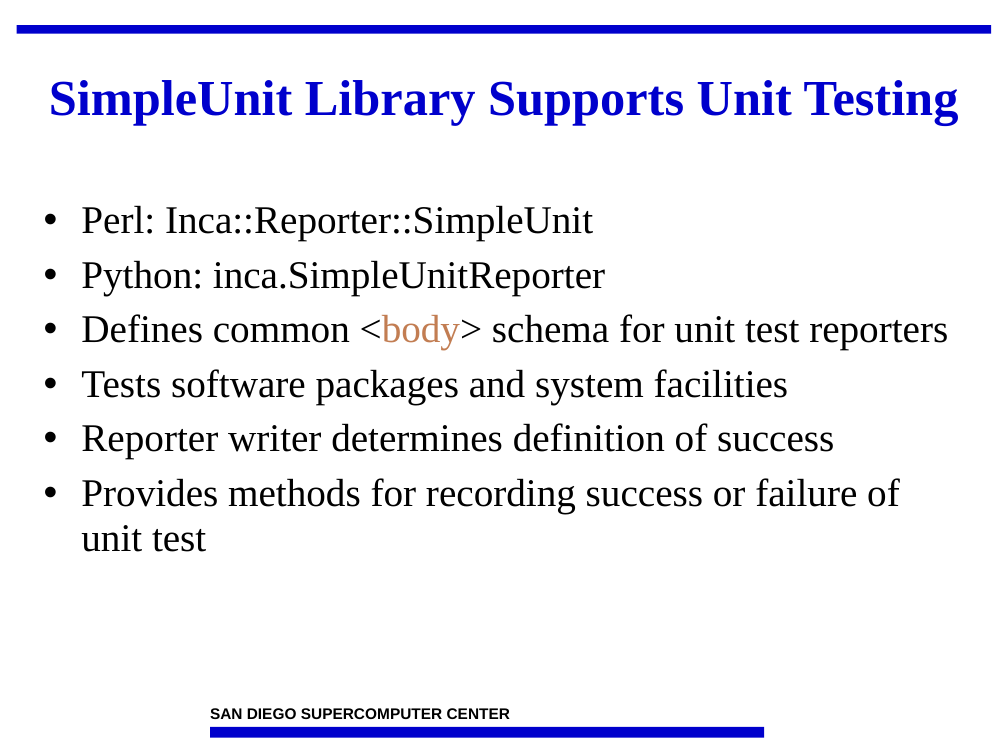
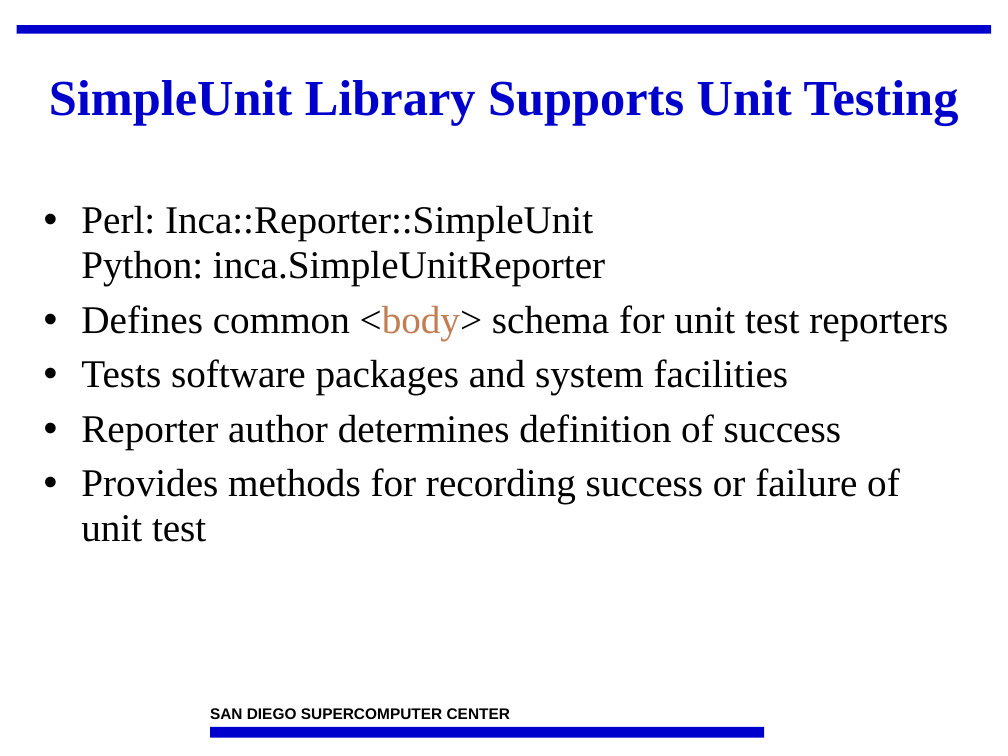
Before and after one commit to IncaProject/inca-xsede, a slide deck: slide 18 of talks/2008workshop/incaReporters.ppt. Drawn at 1008x756 pixels with LibreOffice and Linux fonts; fonts in the diff are those of the drawing; background and template pictures are left out. Boxes give left, top, right and bottom in pixels: in the first picture for what was removed or moved away, otherwise in the second. Text is boxed around its words. In the diff, an @@ line names an element or a change of style, - is before the commit and + after.

```diff
--- a/talks/2008workshop/incaReporters.ppt
+++ b/talks/2008workshop/incaReporters.ppt
@@ text at (81, 205, 605, 286): text changed @@
-• Perl: Inca::Reporter::SimpleUnit
-• Python: inca.SimpleUnitReporter
+• Perl: Inca::Reporter::SimpleUnit
+  Python: inca.SimpleUnitReporter
@@ text at (81, 414, 841, 449): text changed @@
-• Reporter writer determines definition of success
+• Reporter author determines definition of success
```
Also in this commit, not shown: 8 other slides changed, 2 other files.
